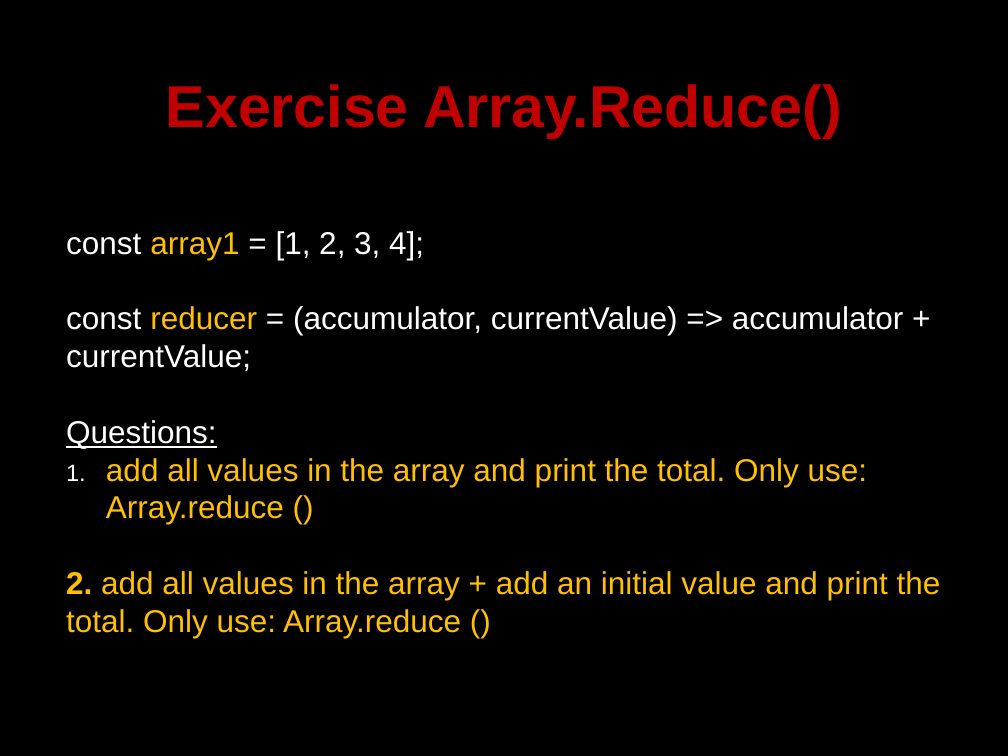
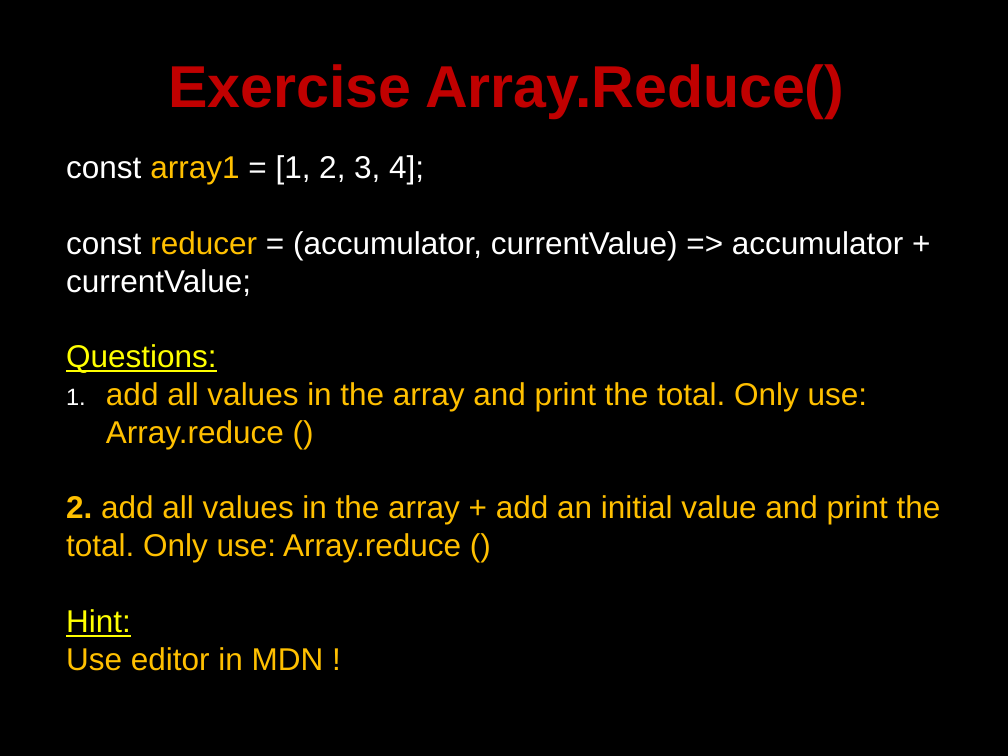
Before and after one commit to petereijgermans11/frontend-cursus, a slide deck: slide 26 of frontend-cursus/ 5 - Functional programmming.pptx. Drawn at 1008x756 pixels with LibreOffice and Linux fonts; fonts in the diff are those of the drawing. Boxes give left, top, right and bottom in pixels: in the first picture for what was removed or moved away, otherwise in the second. Text is boxed around its words. In the diff, an @@ line names an element or a change of style, - is before the commit and + after.

Commit message:
Exercises FP

```diff
--- a/frontend-cursus/ 5 - Functional programmming.pptx
+++ b/frontend-cursus/ 5 - Functional programmming.pptx
@@ title "Exercise Array.Reduce()": place and size @@
-title "Exercise Array.Reduce()" at [166,84,842,138]
+title "Exercise Array.Reduce()" at [168,64,844,118]
@@ text at [66,344,217,373]: text colour #FFFFFF to #FFFF00 in "Questions:" @@
@@ text at [66,609,324,671]: paragraphs added @@
+Hint:
+Use editor in MDN !
```
Also in this commit, not shown: 11 other slides changed, 1 other file.
